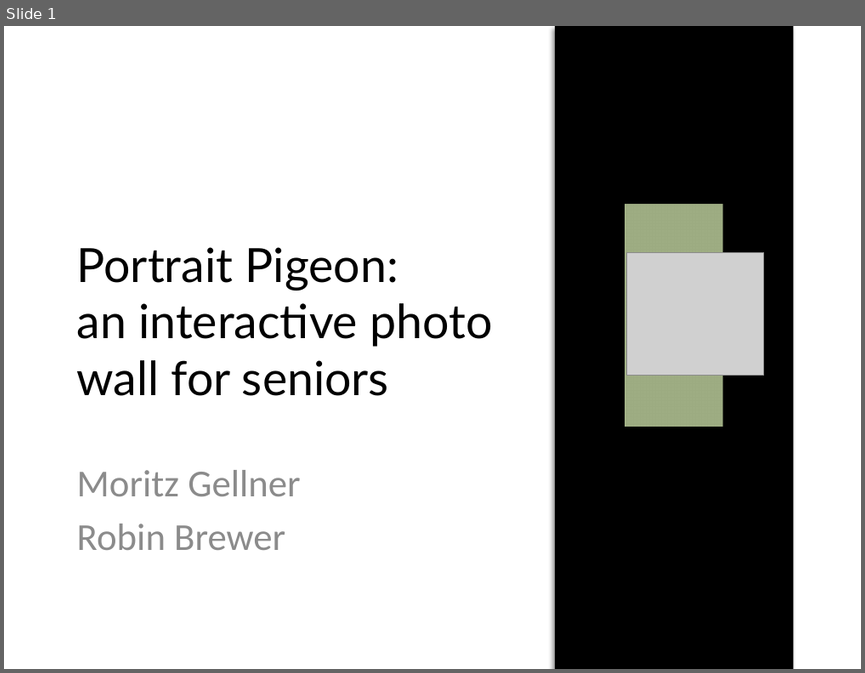
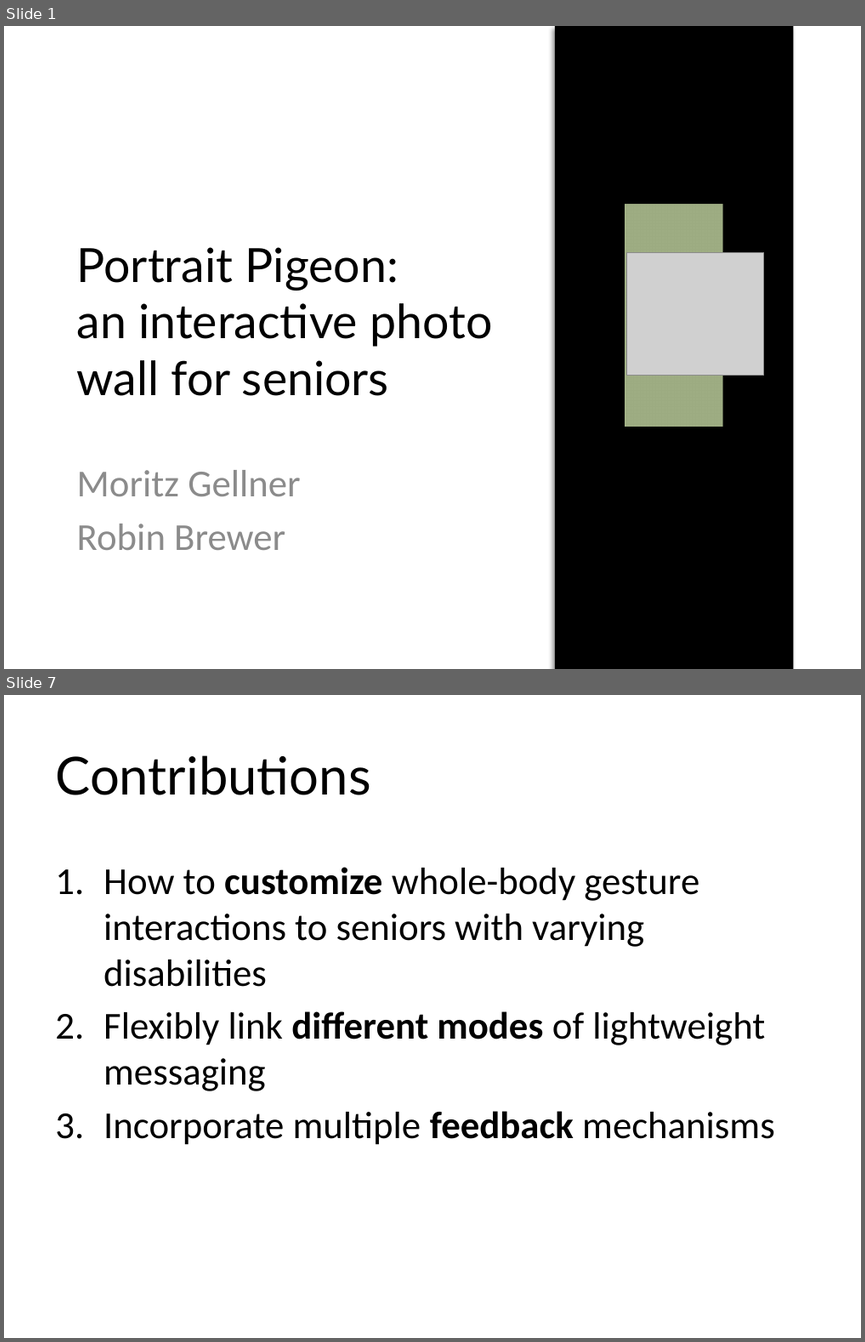
Before and after one commit to moritzg91/photo-wall, a slide deck: 525finalPres.pptx. Shown one above the other, each under a label of ours: slide 1 before the commit, slides 1 and 7 after it; the slides between them are not shown. The pictures are 865x673 and 865x1342 pixels, drawn with LibreOffice and Linux fonts; fonts in the diff are those of the drawing; grey boxes stand for pictures. Boxes give left, top, right and bottom in pixels: in the first picture for what was removed or moved away, otherwise in the second. Text is boxed around its words. In the diff, an @@ line names an element or a change of style, - is before the commit and + after.

```diff
--- a/525finalPres.pptx
+++ b/525finalPres.pptx
@@ slide 7 added at bbox=[4, 695, 861, 1338], background #FFFFFF @@
@@ title added at bbox=[55, 755, 370, 795], 44 pt, text #000000 @@
+Contributions
@@ text added at bbox=[103, 867, 775, 1145], 32 pt, text #000000 @@
+1. How to customize whole-body gesture interactions to seniors with varying disabilities
+2. Flexibly link different modes of lightweight messaging
+3. Incorporate multiple feedback mechanisms
```
Also in this commit, not shown: 1 slide changed, 8 other slides added, 4 slides removed.
